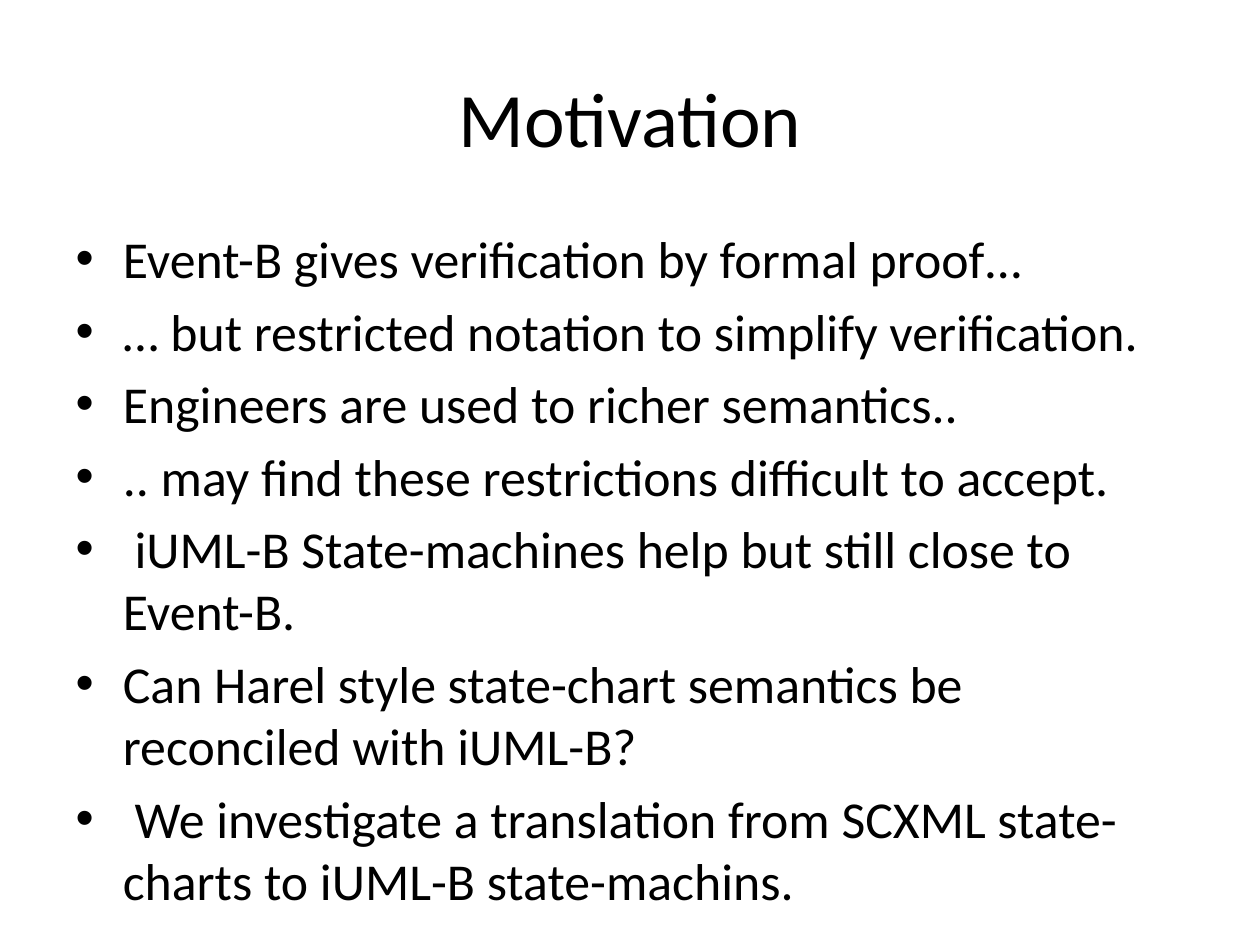
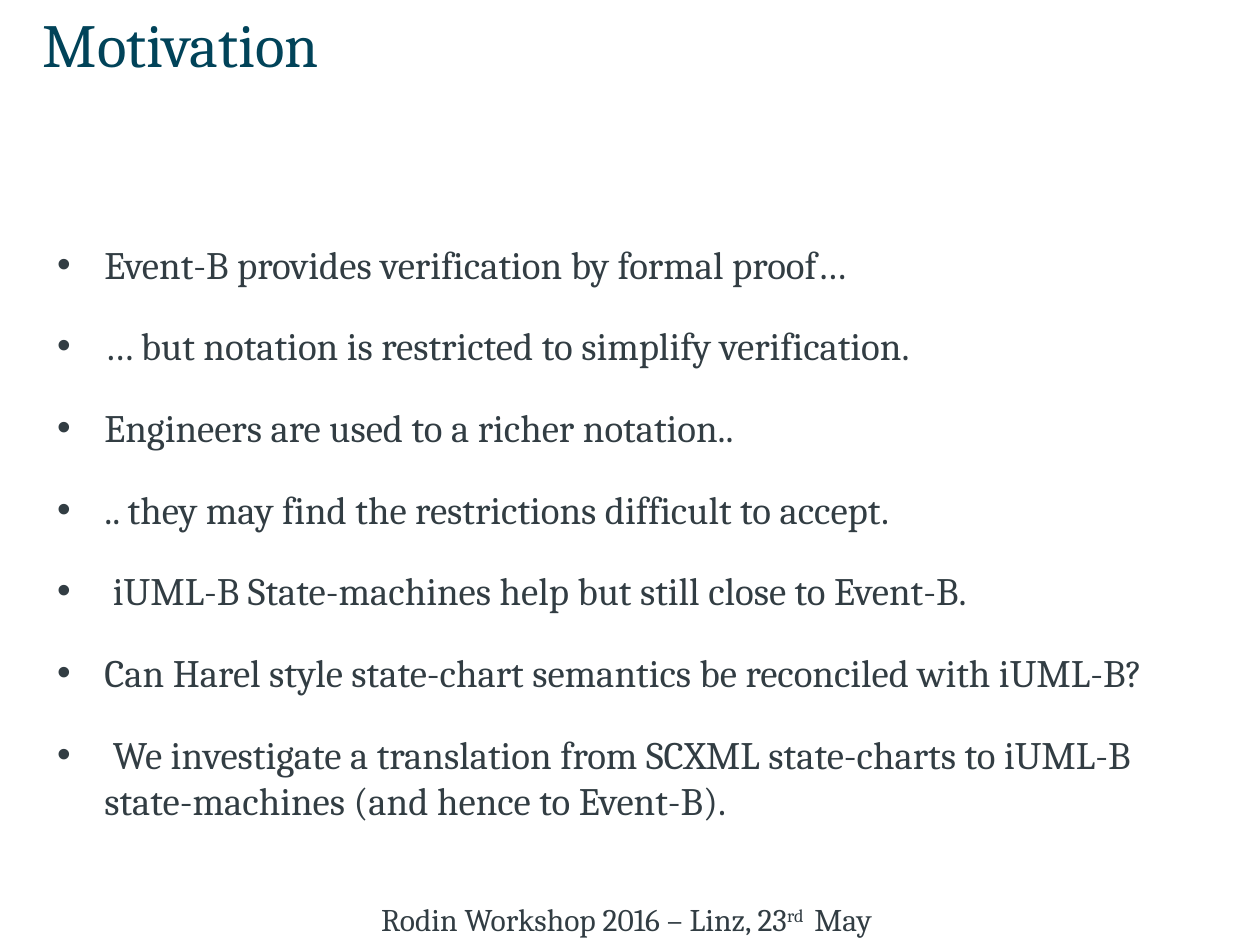
Before and after one commit to kmorris3/rodin_scxml_plugin, a slide deck: slide 2 of manuscripts/RW2016/RodingWS16_SCXML.pptx. Drawn at 1260x945 pixels with LibreOffice and Linux fonts; fonts in the diff are those of the drawing. Boxes give left, top, right and bottom in pixels: in the first picture for what was removed or moved away, otherwise in the second. Text is boxed around its words. In the diff, an @@ line names an element or a change of style, - is before the commit and + after.

Commit message:
Completed presentation for Rodin Workshop 2016

```diff
--- a/manuscripts/RW2016/RodingWS16_SCXML.pptx
+++ b/manuscripts/RW2016/RodingWS16_SCXML.pptx
@@ title "Motivation": place and size @@
-title "Motivation" at [458,93,801,148]
+title "Motivation" at [43,26,319,68]
@@ title "Motivation" at [43,26,319,68]: size 44 to 35 pt, font Calibri to Cambria, text colour #000000 to #014359; alignment centre to left; vertical alignment middle to top @@
@@ text "Event-B provides verification by formal ...": place and size @@
-text "Event-B provides verification by formal ..." at [123,242,1137,847]
+text "Event-B provides verification by formal ..." at [104,251,1142,821]
@@ text at [104,251,910,533]: text changed; size 29.6 to 22.2 pt; font Calibri to Cambria; text colour #000000 to #323D43 @@
-• Event-B gives verification by formal proof…
-• … but restricted notation to simplify verification.
-• Engineers are used to richer semantics..
-• .. may find these restrictions difficult to accept.
+• Event-B provides verification by formal proof…
+• … but notation is restricted to simplify verification.
+• Engineers are used to a richer notation..
+• .. they may find the restrictions difficult to accept.
@@ text at [104,578,1142,696]: size 29.6 to 22.2 pt, font Calibri to Cambria, text colour #000000 to #323D43 in "iUML-B State-machines help but still close to ...", "Can Harel style state-chart semantics be reconciled ..."; more space between paragraphs @@
@@ text at [104,741,1131,821]: text changed; size 29.6 to 22.2 pt; font Calibri to Cambria; text colour #000000 to #323D43 @@
-• We investigate a translation from SCXML state-charts to iUML-B state-machins.
+• We investigate a translation from SCXML state-charts to iUML-B state-machines (and hence to Event-B).
@@ text added at [381,909,871,938], 18 pt, text #323D43 @@
+Rodin Workshop 2016 – Linz, 23rd May
```
Also in this commit, not shown: 9 other slides changed, 10 slides added, 4 slides removed.
